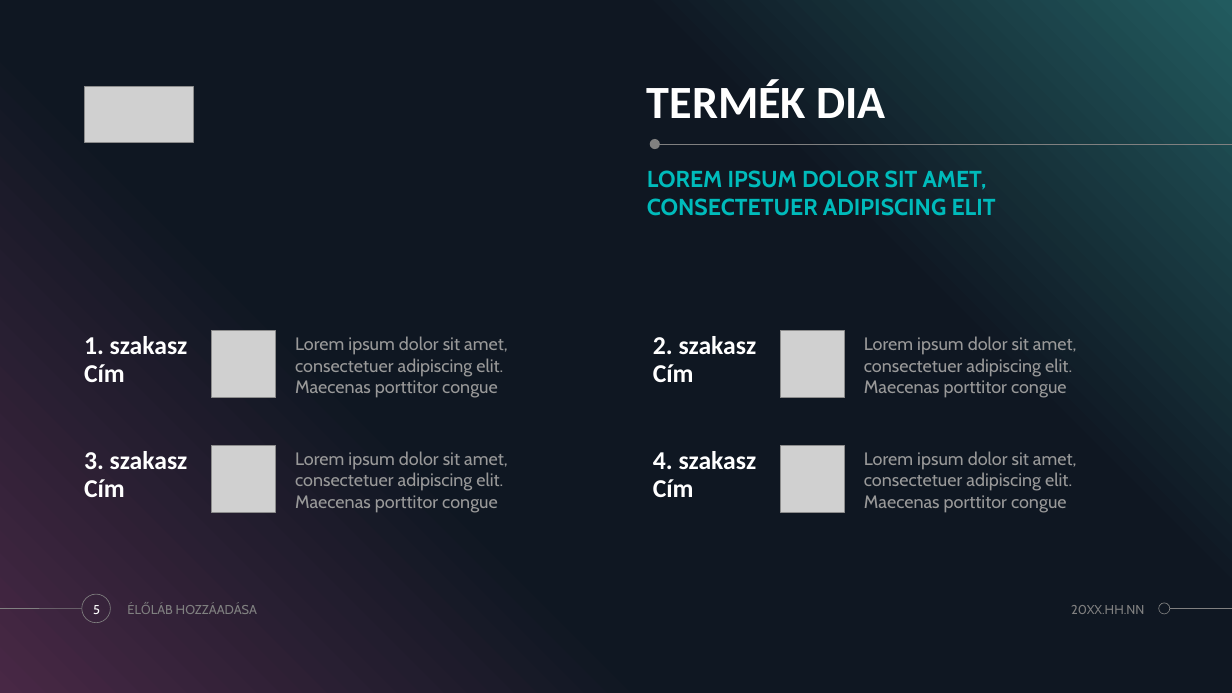
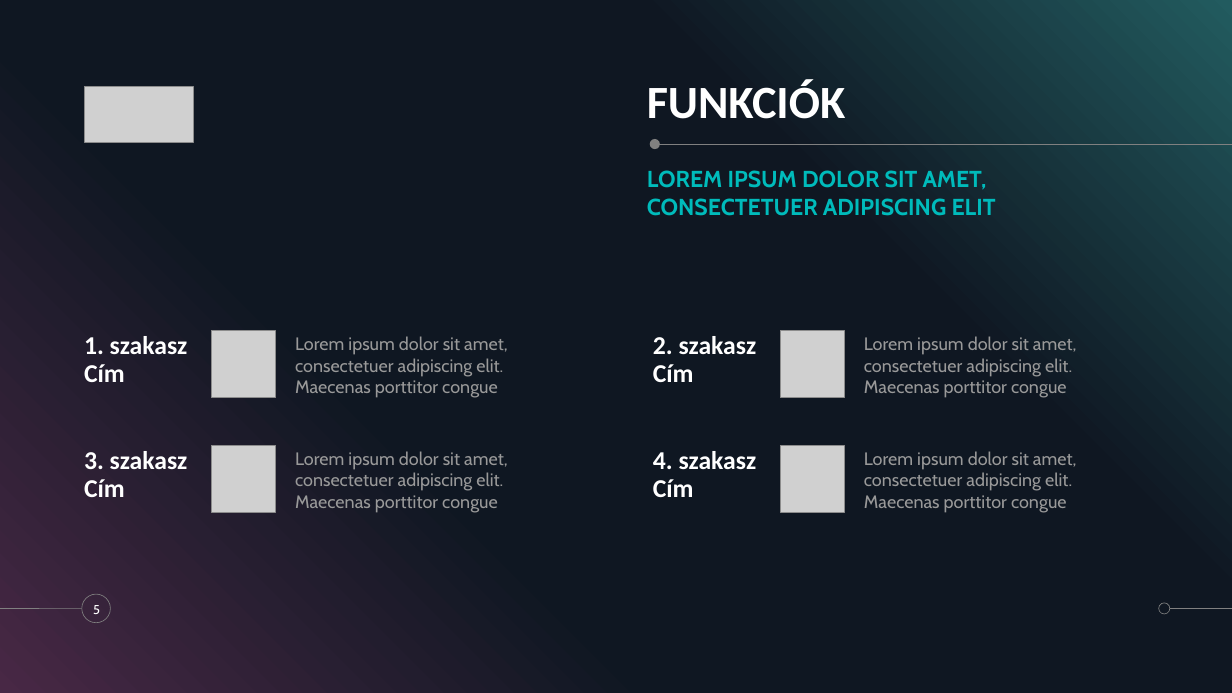
Before and after one commit to MonostoriMark/13_S1_2_vizsgaremek, a slide deck: slide 5 of HOTELFLOW.pptx. Drawn at 1232x693 pixels with LibreOffice and Linux fonts; fonts in the diff are those of the drawing; grey boxes stand for pictures. Boxes give left, top, right and bottom in pixels: in the first picture for what was removed or moved away, otherwise in the second. Text is boxed around its words. In the diff, an @@ line names an element or a change of style, - is before the commit and + after.

```diff
--- a/HOTELFLOW.pptx
+++ b/HOTELFLOW.pptx
@@ title at (647,80,845,119): text changed @@
-TERMÉK DIA
+FUNKCIÓK
@@ text removed at (176,605,257,614) @@
-ÉLŐLÁB HOZZÁADÁSA
@@ text removed at (1071,605,1144,614) @@
-20XX.HH.NN
```
Also in this commit, not shown: 9 other slides changed, 5 slides added, 14 slides removed.
